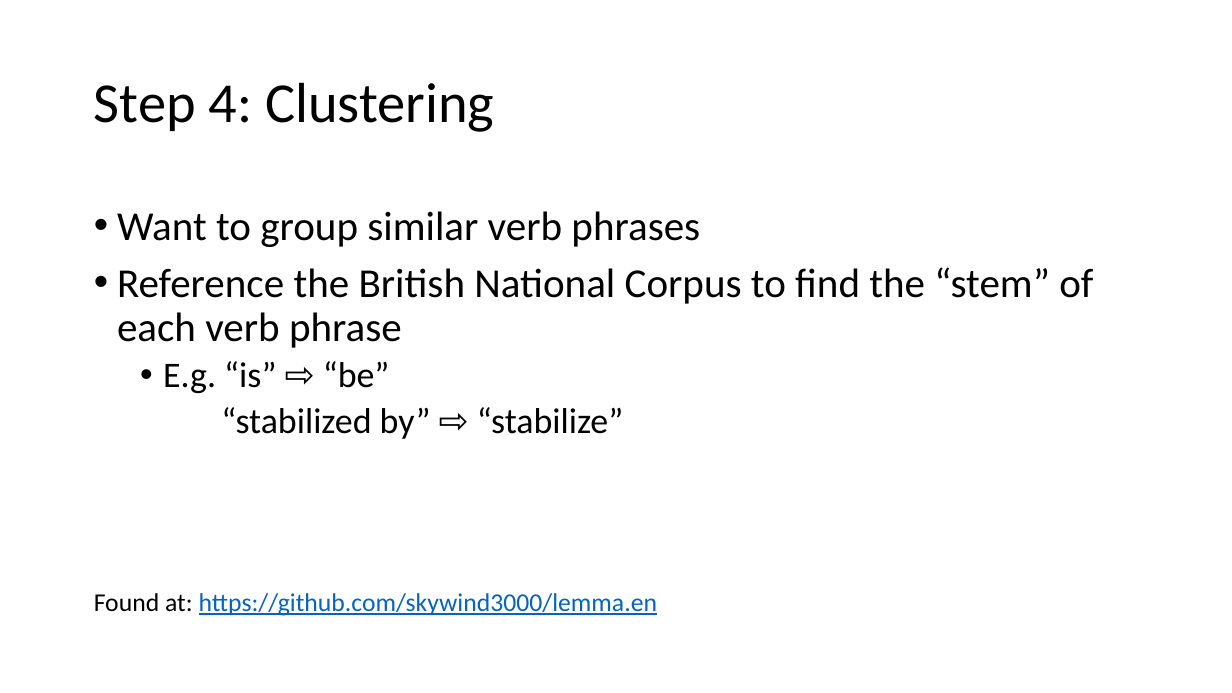
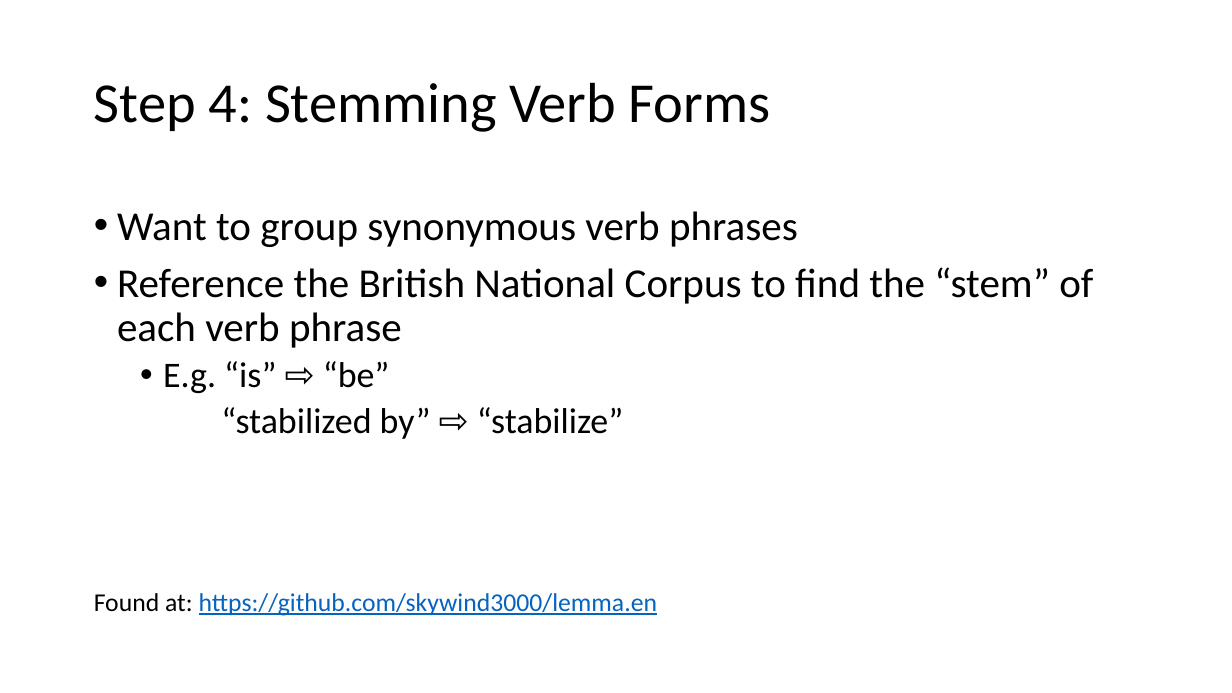
Before and after one commit to petezh/RR-NLP-Tools, a slide deck: slide 15 of predicates/predicates presentation.pptx (slide 13 before the commit). Drawn at 1232x693 pixels with LibreOffice and Linux fonts; fonts in the diff are those of the drawing. Boxes give left, top, right and bottom in pixels: in the first picture for what was removed or moved away, otherwise in the second. Text is boxed around its words. In the diff, an @@ line names an element or a change of style, - is before the commit and + after.

```diff
--- a/predicates/predicates presentation.pptx
+++ b/predicates/predicates presentation.pptx
@@ title at [94,82,771,132]: text changed @@
-Step 4: Clustering
+Step 4: Stemming Verb Forms
@@ text at [117,211,798,247]: text changed @@
-• Want to group similar verb phrases
+• Want to group synonymous verb phrases
```
Also in this commit, not shown: 15 other slides changed, 3 slides added, 1 slide removed, 14 other files.
